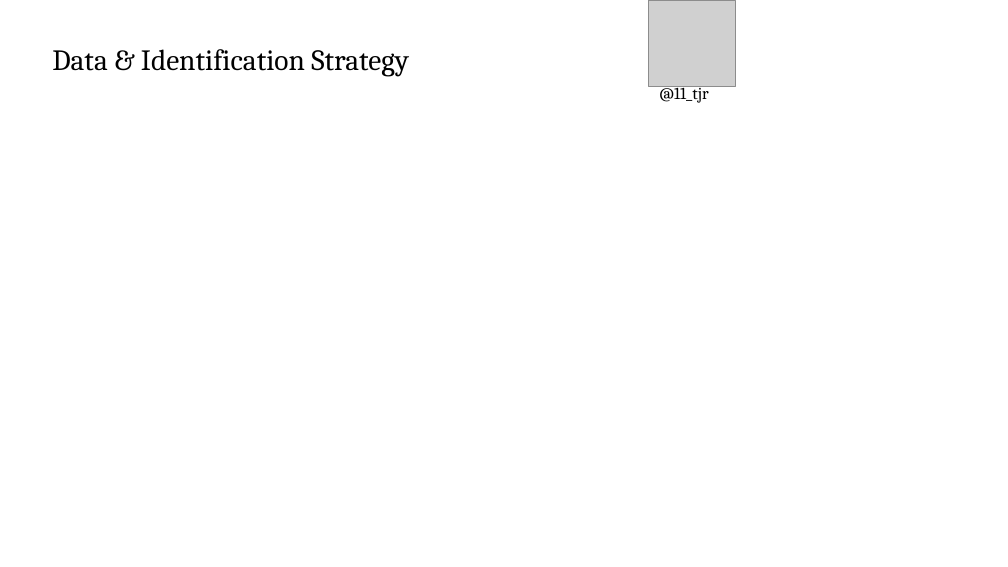
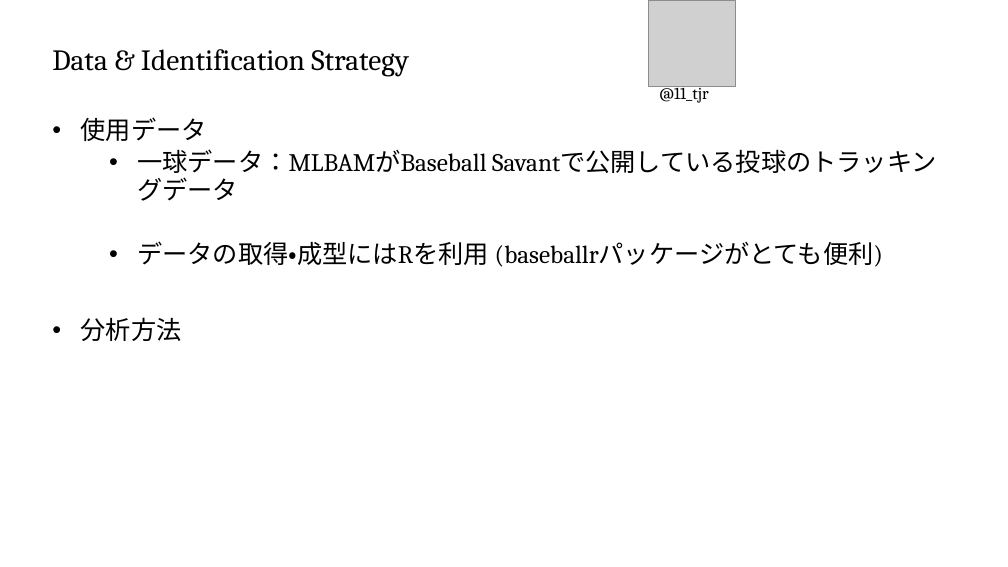
Before and after one commit to T-Reio/ballgame_analysis, a slide deck: slide 8 of slides/spoana13.pptx (slide 7 before the commit). Drawn at 1008x567 pixels with LibreOffice and Linux fonts; fonts in the diff are those of the drawing; grey boxes stand for pictures; background and template pictures are left out. Boxes give left, top, right and bottom in pixels: in the first picture for what was removed or moved away, otherwise in the second. Text is boxed around its words. In the diff, an @@ line names an element or a change of style, - is before the commit and + after.

```diff
--- a/slides/spoana13.pptx
+++ b/slides/spoana13.pptx
@@ text added at (x1=81, y1=117, x2=883, y2=341), 24 pt, text #000000 @@
+• 使用データ
+  • 一球データ：MLBAMがBaseball Savantで公開している投球のトラッキングデータ
+  • データの取得・成型にはRを利用 (baseballrパッケージがとても便利)
+• 分析方法
```
Also in this commit, not shown: 6 other slides changed, 1 slide added.
